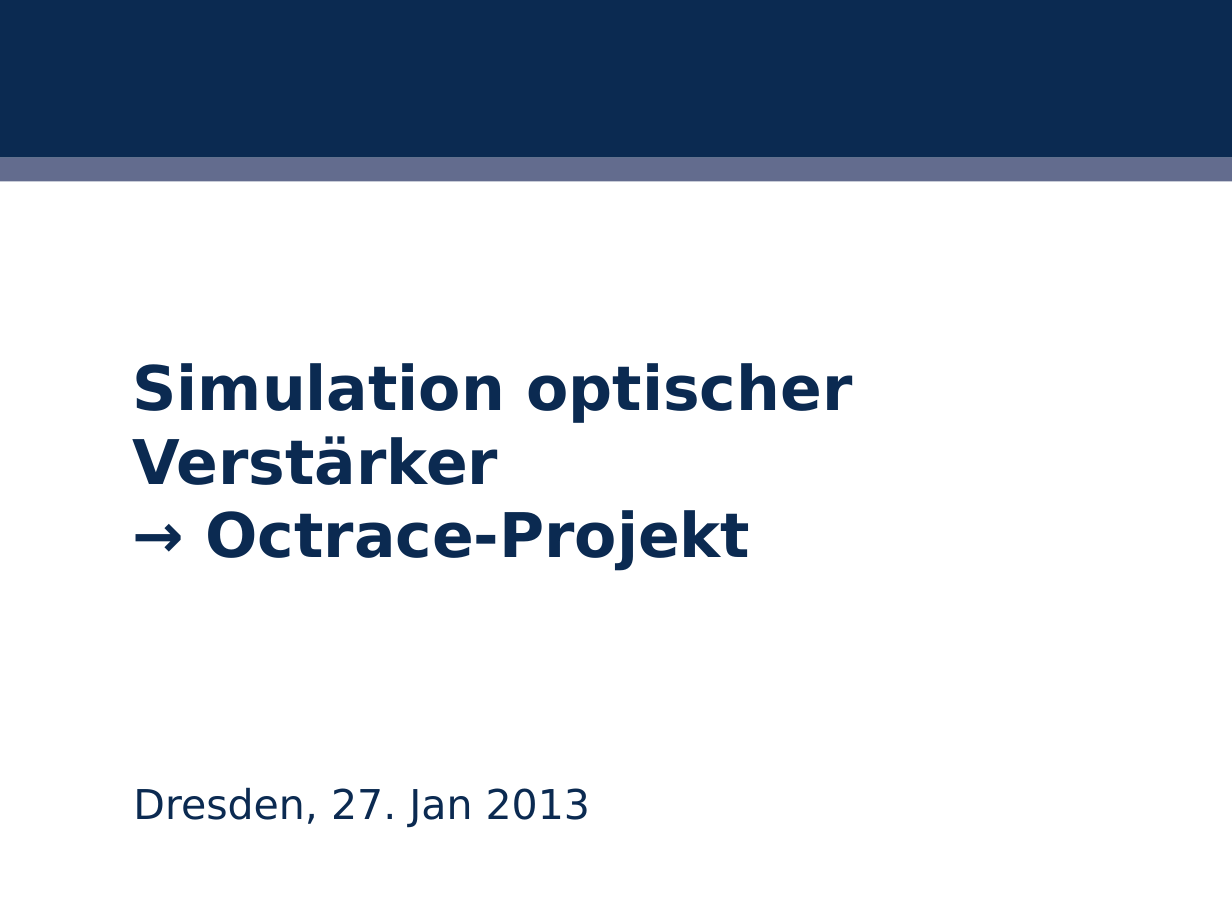
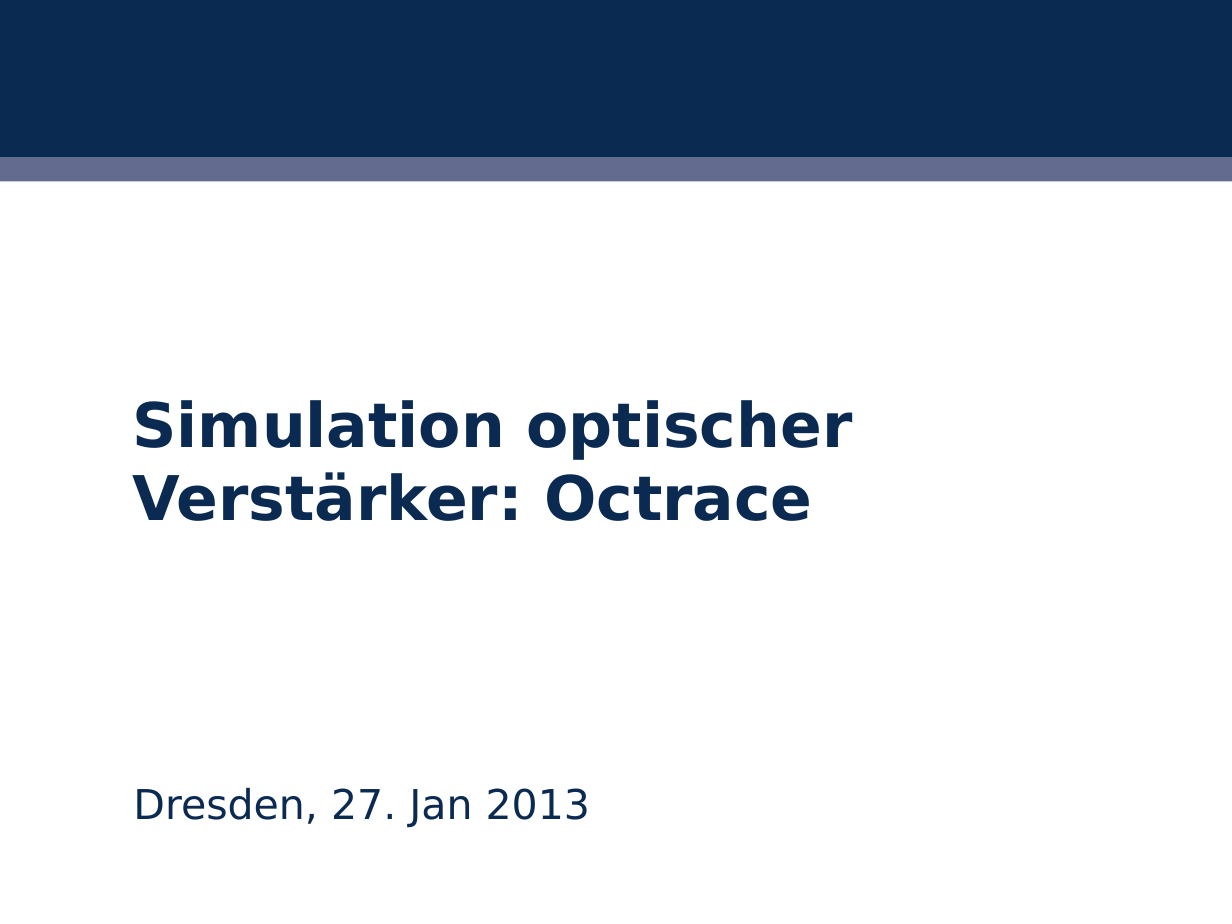
Before and after one commit to ComputationalRadiationPhysics/haseongpu, a slide deck: slide 1 of literature/Praesentation/abschlusspraesentation.odp. Drawn at 1232x924 pixels with LibreOffice and Linux fonts; fonts in the diff are those of the drawing; background and template pictures are left out. Boxes give left, top, right and bottom in pixels: in the first picture for what was removed or moved away, otherwise in the second. Text is boxed around its words. In the diff, an @@ line names an element or a change of style, - is before the commit and + after.

```diff
--- a/literature/Praesentation/abschlusspraesentation.odp
+++ b/literature/Praesentation/abschlusspraesentation.odp
@@ title at <box>132,400,852,521</box>: text changed @@
-Simulation optischer Verstärker → Octrace‑Projekt
+Simulation optischer Verstärker: Octrace
```
Also in this commit, not shown: 12 other slides changed, 1 slide added, 1 other file.
